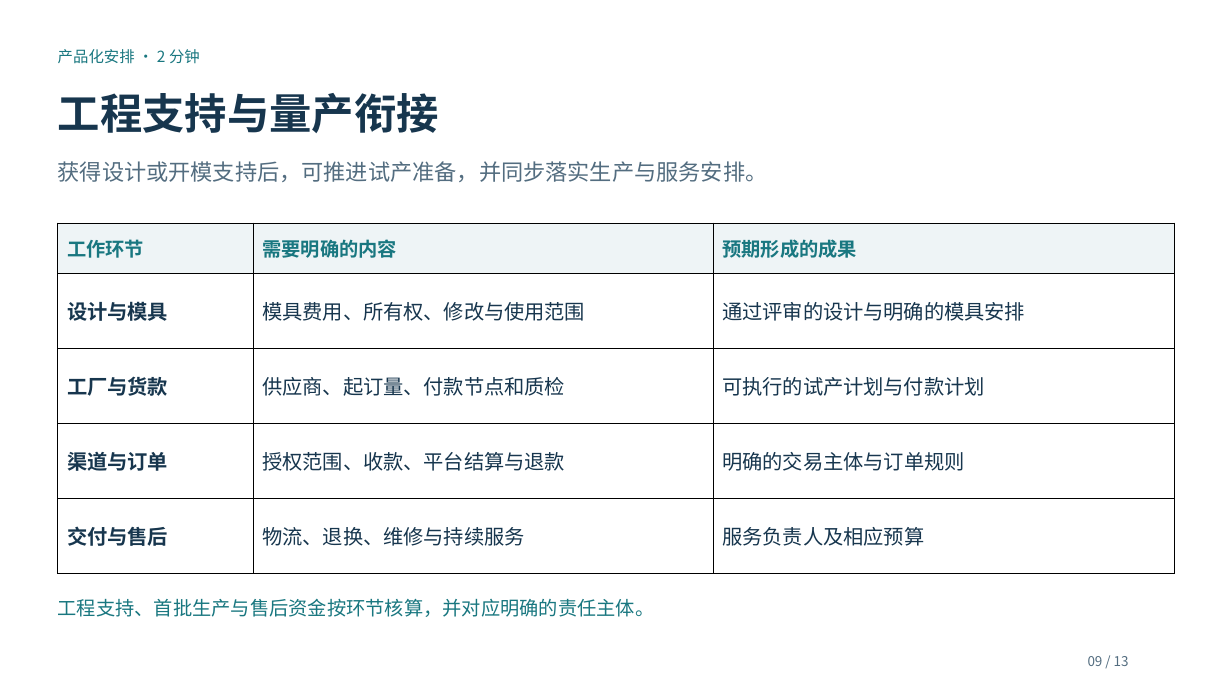
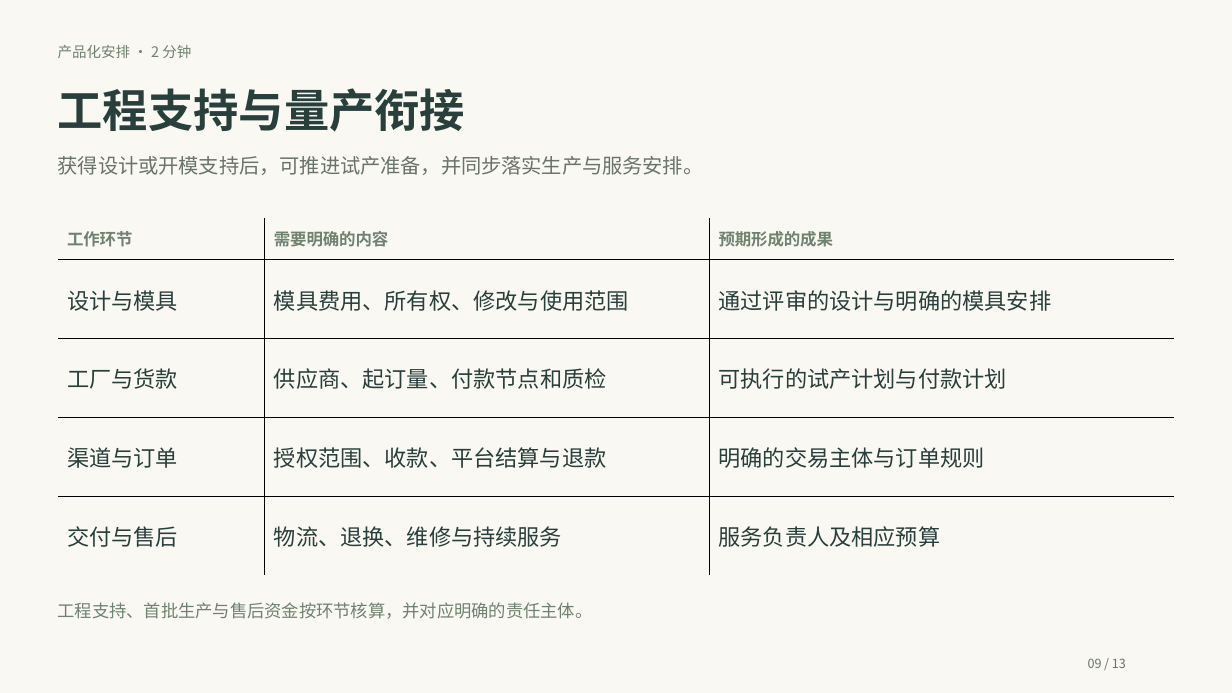
Before and after one commit to maxi-max-dev/maxi-max-dev.github.io, a slide deck: slide 9 of research/insta360-frame-discussion/unseen-insta360-discussion.pptx. Drawn at 1232x693 pixels with LibreOffice and Linux fonts; fonts in the diff are those of the drawing. Boxes give left, top, right and bottom in pixels: in the first picture for what was removed or moved away, otherwise in the second. Text is boxed around its words. In the diff, an @@ line names an element or a change of style, - is before the commit and + after.

```diff
--- a/research/insta360-frame-discussion/unseen-insta360-discussion.pptx
+++ b/research/insta360-frame-discussion/unseen-insta360-discussion.pptx
@@ background #FFFFFF to #FAF8F3 @@
@@ text "产品化安排 · 2 分钟" at (58, 45, 191, 58): size 12 to 11.2 pt, text colour #197780 to #6F826D @@
@@ text "工程支持与量产衔接" at (58, 88, 465, 132): size 33 to 35.2 pt, text colour #17364E to #293F3C @@
@@ text "获得设计或开模支持后，可推进试产准备，并同步落实生产与服务安排。" at (58, 156, 704, 175): size 17.2 to 15.8 pt, text colour #536D80 to #69736A @@
@@ table at (57, 217, 1174, 576) @@
@@ fill #EEF4F6 to #FAF8F3 in row 1 @@
@@ fill #FFFFFF to #FAF8F3 in 12 cells @@
@@ size 15 to 12.8 pt, text colour #197780 to #6F826D in "工作环节", "需要明确的内容", "预期形成的成果" @@
@@ size 15.8 to 17.2 pt, text colour #17364E to #293F3C in "设计与模具", "模具费用、所有权、修改与使用范围", "通过评审的设计与明确的模具安排", "工厂与货款" and 8 more places @@
@@ bold off in "设计与模具", "工厂与货款", "渠道与订单", "交付与售后" @@
@@ borders changed @@
@@ table: place and size @@
-table at (57, 224, 1174, 561)
+table at (57, 217, 1174, 576)
@@ text "工程支持、首批生产与售后资金按环节核算，并对应明确的责任主体。" at (58, 602, 593, 619): size 15 to 13.5 pt, text colour #197780 to #6F826D @@
@@ text "09 / 13" at (1088, 658, 1126, 668): size 10.5 to 9.8 pt, text colour #536D80 to #69736A @@
```
Also in this commit, not shown: 12 other slides changed, 10 other files.
